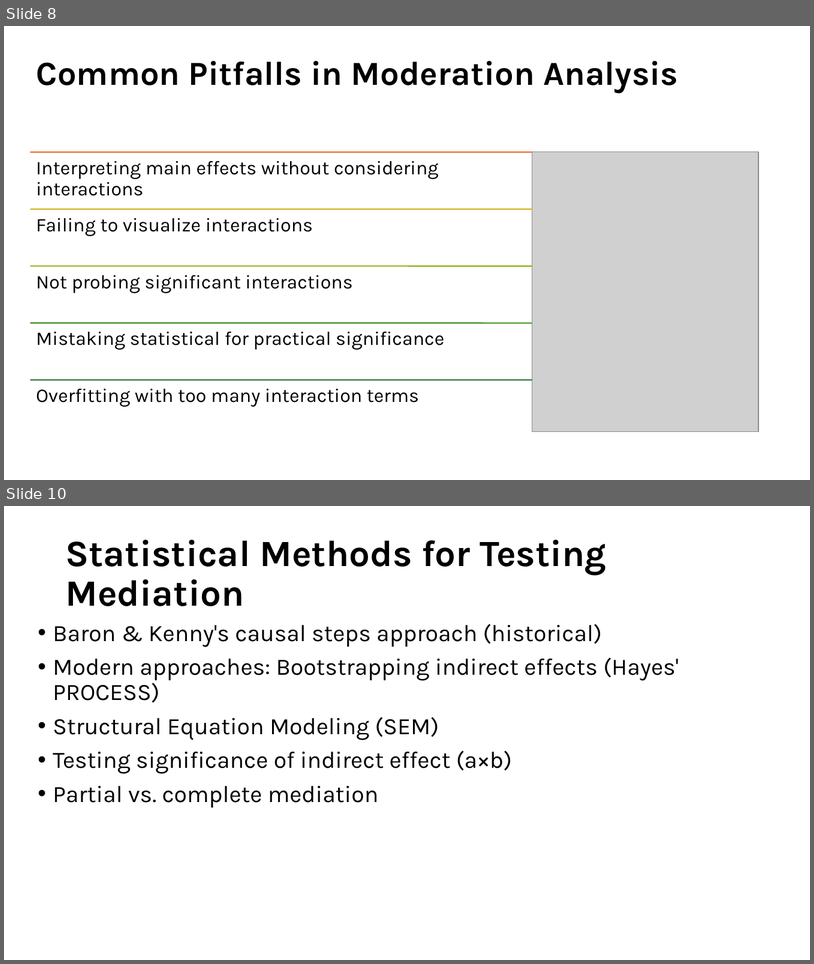
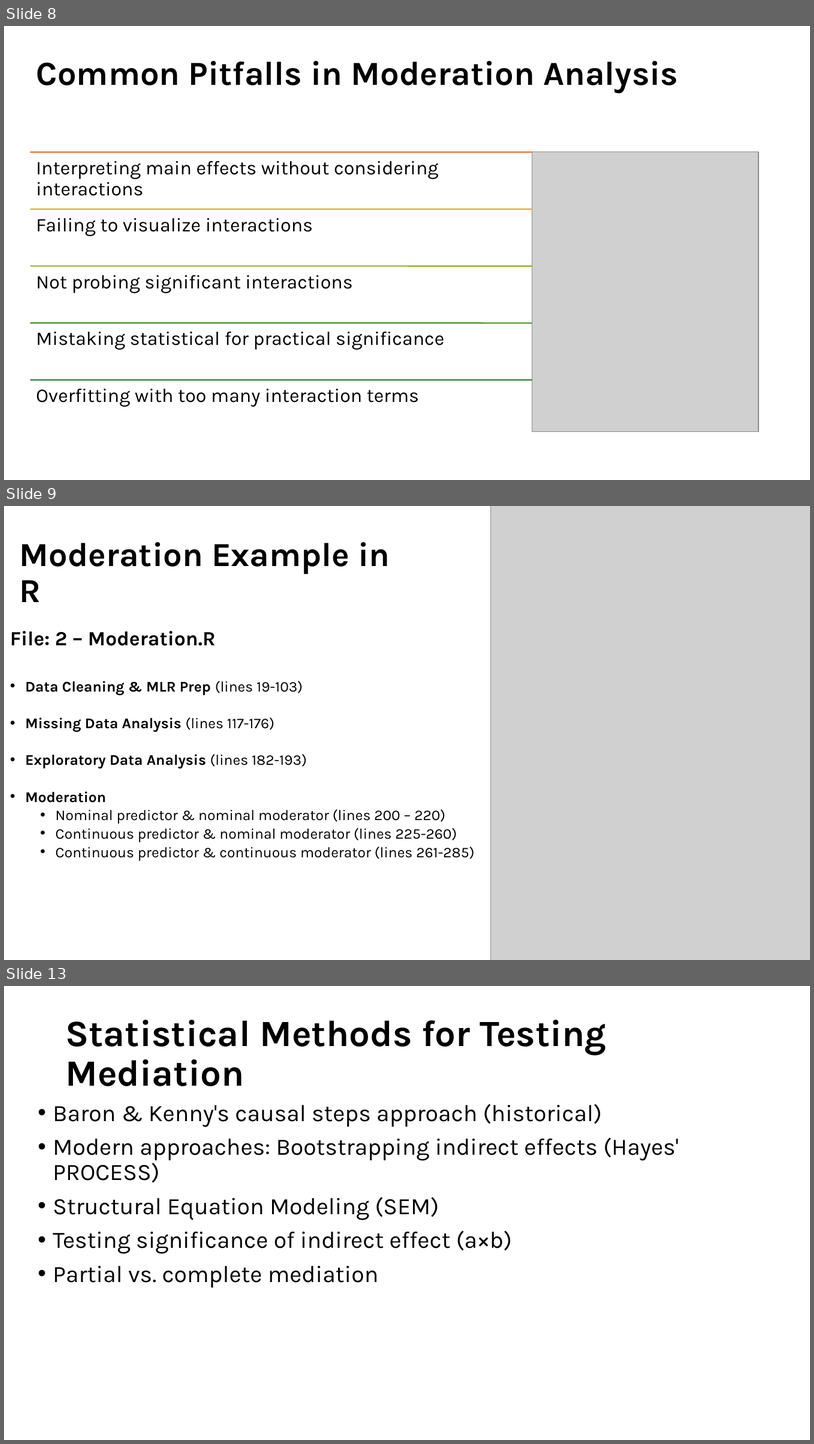
Before and after one commit to EwokOzwok/Data-Analysis-II---CBHPAR-Seminar, a slide deck: Data Analysis II - Mediation and Moderation.pptx. Shown one above the other, each under a label of ours: slides 8 and 10 before the commit, slides 8, 9 and 13 after it; the slides between them are not shown. The pictures are 814x964 and 814x1444 pixels, drawn with LibreOffice and Linux fonts; fonts in the diff are those of the drawing; grey boxes stand for pictures. Boxes give left, top, right and bottom in pixels: in the first picture for what was removed or moved away, otherwise in the second. Text is boxed around its words. In the diff, an @@ line names an element or a change of style, - is before the commit and + after.

Commit message:
updates SPSS moderation

```diff
--- a/Data Analysis II - Mediation and Moderation.pptx
+++ b/Data Analysis II - Mediation and Moderation.pptx
@@ slide 9 added at <box>4,506,810,960</box>, background #FFFFFF @@
@@ picture added at <box>491,506,810,960</box> @@
@@ title added at <box>20,542,390,602</box>, 40 pt, text #000000, bold @@
+Moderation Example in R
@@ text added at <box>10,631,474,861</box>, 17.6 pt, text #000000 @@
+File: 2 – Moderation.R
+• Data Cleaning & MLR Prep (lines 19-103)
+• Missing Data Analysis (lines 117-176)
+• Exploratory Data Analysis (lines 182-193)
+• Moderation
+  • Nominal predictor & nominal moderator (lines 200 – 220)
+  • Continuous predictor & nominal moderator (lines 225-260)
+  • Continuous predictor & continuous moderator (lines 261-285)
@@ what was slide 10 is now slide 13 @@
```
Also in this commit, not shown: 1 slide changed, 3 other slides added, 1 slide removed, 4 other files.
